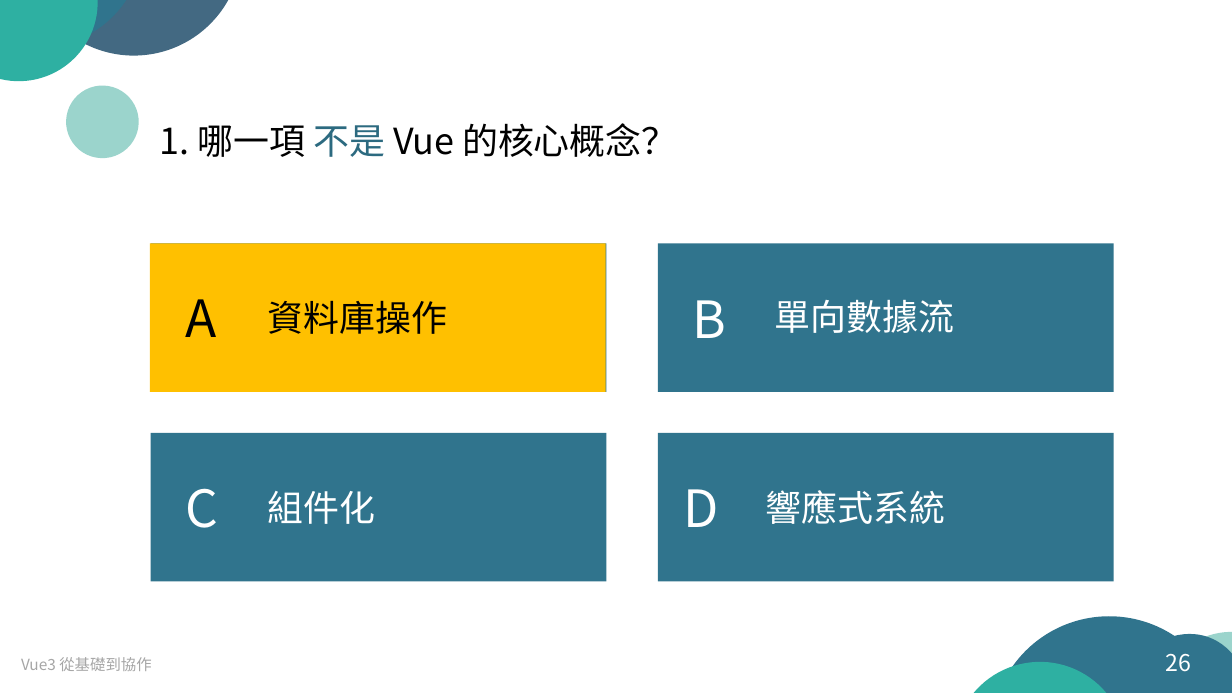
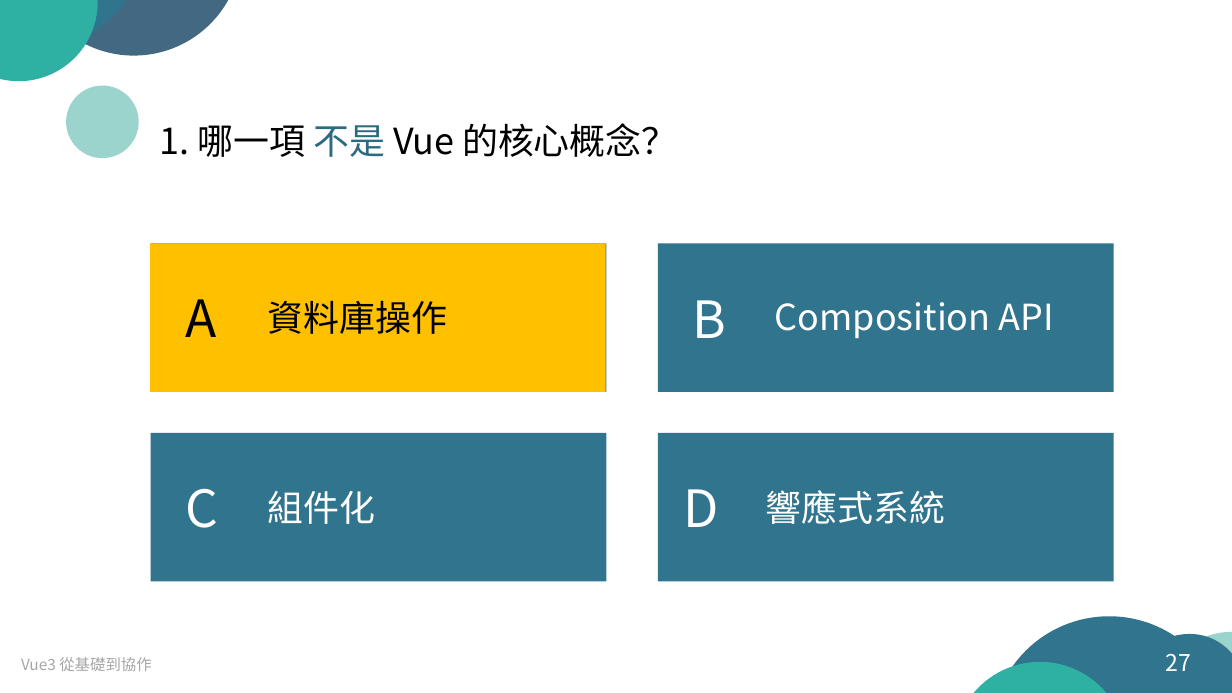
Before and after one commit to arx827/myDrive, a slide deck: slide 27 of Vue.js 從基礎到協作.pptx (slide 26 before the commit). Drawn at 1232x693 pixels with LibreOffice and Linux fonts; fonts in the diff are those of the drawing. Boxes give left, top, right and bottom in pixels: in the first picture for what was removed or moved away, otherwise in the second. Text is boxed around its words. In the diff, an @@ line names an element or a change of style, - is before the commit and + after.

```diff
--- a/Vue.js 從基礎到協作.pptx
+++ b/Vue.js 從基礎到協作.pptx
@@ text at bbox=[775, 302, 1054, 339]: text changed @@
-單向數據流
+Composition API
@@ page number at bbox=[1166, 654, 1192, 671]: text changed @@
-26
+27
```
Also in this commit, not shown: 10 other slides changed, 2 slides added, 1 slide removed, 1 other file.
